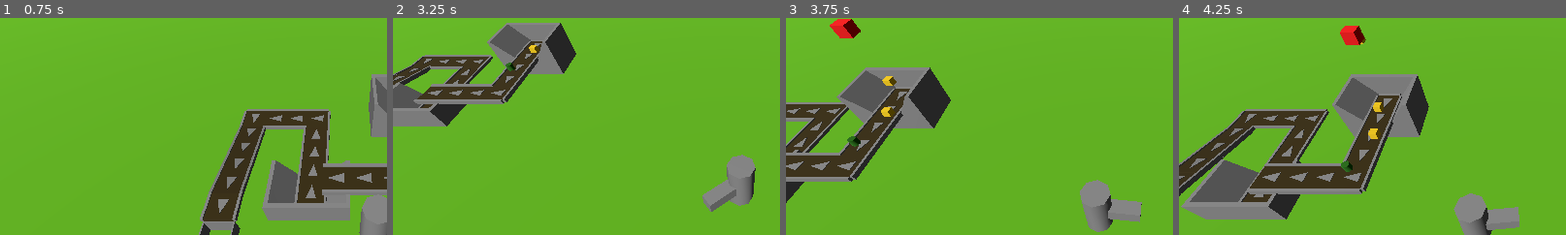
Above: before the commit, frames 1-4 (left to right).
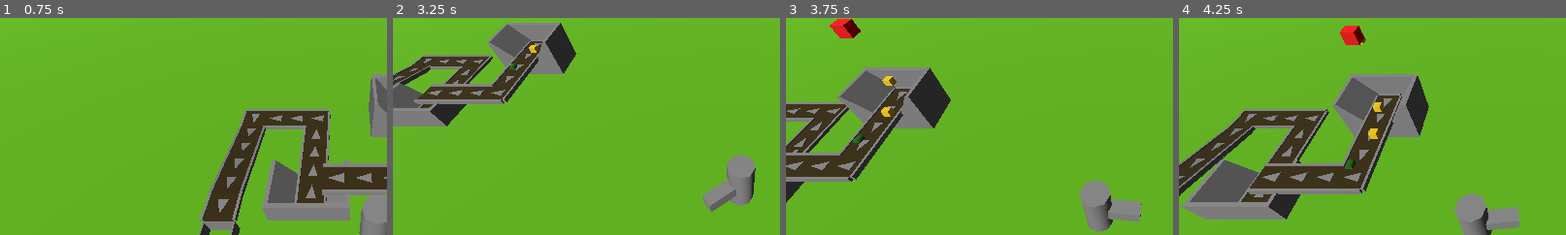
Above: after the commit, the same moments.

Repository: DallasHuff/gwj-89
Game: Godot game, scene res://levels/conveyor_test.tscn
Same seed, same stepped clock (60 frames per second), same inputs: the game is played once before the commit and once after it.
Inputs (mouse positions are % of the whole screen's width and height, from its top left):
- Up to frame 1 (0.75 s): move the mouse to (72, 45) at 0.52 s; press the mouse at (72, 45) at 0.53 s; hold D (right) from 0.53 s (still down)
- Up to frame 2 (3.25 s): move the mouse to (30, 55) at 1.27 s; release D (right) at 1.28 s; release the mouse at (30, 55) at 1.28 s; hold S (down) 1.28-2.03 s; right-click (30, 55) at 1.35 s; move the mouse to (60, 28) at 2.02 s; press the mouse at (60, 28) at 2.03 s; hold D (right) 2.03-2.78 s; move the mouse to (45, 70) at 2.77 s; release the mouse at (45, 70) at 2.78 s; hold W (up) from 2.78 s (still down); right-click (45, 70) at 2.85 s
- Up to frame 3 (3.75 s): move the mouse to (80, 65) at 3.52 s; release W (up) at 3.53 s; press the mouse at (80, 65) at 3.53 s; hold A (left) from 3.53 s (still down)
- Up to frame 4 (4.25 s): keep holding A (left)
The pictures show only the part of the screen within x 6-55%, y 22-72%; the shares and areas given below are measured in that part.

Frame 1 is identical in both runs. In frame 2, less than 0.1% of the frame differs, in the area x 29-33%, y 20-25%; in frame 3, 0.1%, in the area x 15-21%, y 54-60%; in frame 4, 0.1%.

Commit message:
changed shape so it can use conveyor better

Diff:
--- a/entities/trash/trash_glass.tscn
+++ b/entities/trash/trash_glass.tscn
@@ -4,7 +4,7 @@
 
 [sub_resource type="CylinderShape3D" id="CylinderShape3D_gcmdv"]
 height = 0.3
-radius = 0.14
+radius = 0.01
 
 [sub_resource type="StandardMaterial3D" id="StandardMaterial3D_gcmdv"]
 albedo_color = Color(0.14985, 0.45, 0.058499996, 1)
@@ -20,4 +20,5 @@
 use_collision = true
 radius = 0.15
 height = 0.3
+sides = 6
 material = SubResource("StandardMaterial3D_gcmdv")
